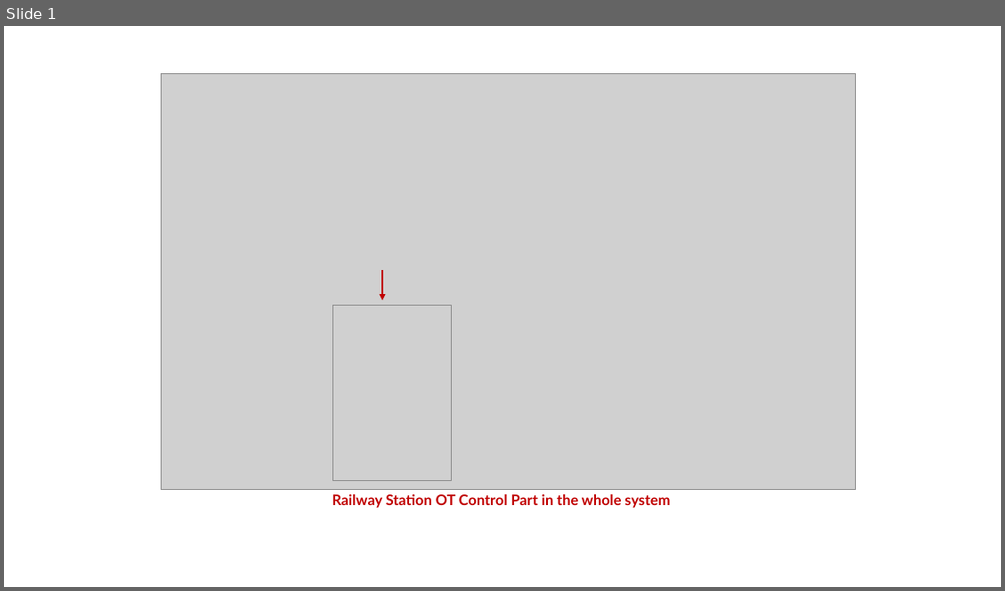
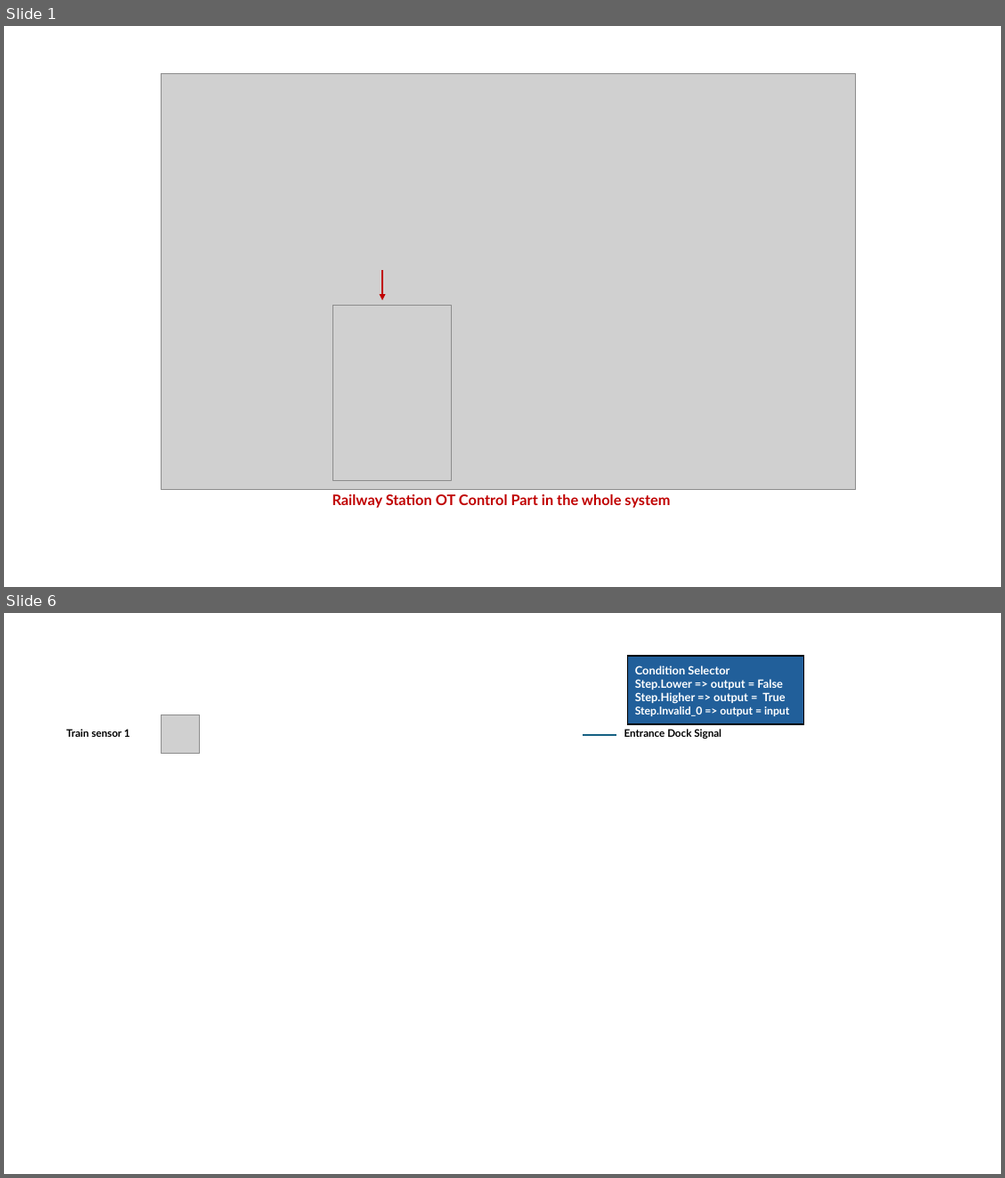
Before and after one commit to LiuYuancheng/IT_OT_IoT_Cyber_Security_Workshop, a slide deck: OT_System_Attack_Case_Study/Railway_Station/img/designDoc.pptx. Shown one above the other, each under a label of ours: slide 1 before the commit, slides 1 and 6 after it; the slides between them are not shown. The pictures are 1005x591 and 1005x1178 pixels, drawn with LibreOffice and Linux fonts; fonts in the diff are those of the drawing; grey boxes stand for pictures. Boxes give left, top, right and bottom in pixels: in the first picture for what was removed or moved away, otherwise in the second. Text is boxed around its words. In the diff, an @@ line names an element or a change of style, - is before the commit and + after.

```diff
--- a/OT_System_Attack_Case_Study/Railway_Station/img/designDoc.pptx
+++ b/OT_System_Attack_Case_Study/Railway_Station/img/designDoc.pptx
@@ slide 6 added at <box>4,613,1001,1174</box>, background #FFFFFF @@
@@ rectangle added at <box>628,656,804,724</box>, fill #215F9A, outline #000000 1.5 pt, 11 pt, text #FFFFFF, bold @@
+Condition Selector
+Step.Lower => output = False
+Step.Higher => output = True
+Step.Invalid_0 => output = input
@@ picture added at <box>161,715,200,754</box> @@
@@ text added at <box>66,729,130,737</box>, 10 pt, text #000000, bold @@
+Train sensor 1
@@ line added from (582, 735) to (617, 735), #156082 1.5 pt @@
@@ text added at <box>624,729,721,738</box>, 10 pt, text #000000, bold @@
+Entrance Dock Signal
```
Also in this commit, not shown: 4 other slides added, 4 other files.
